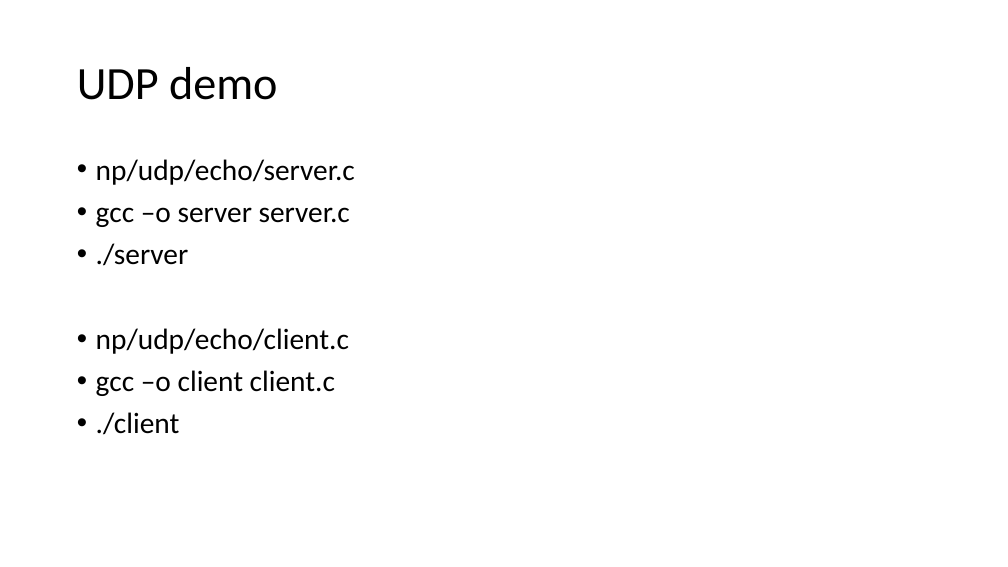
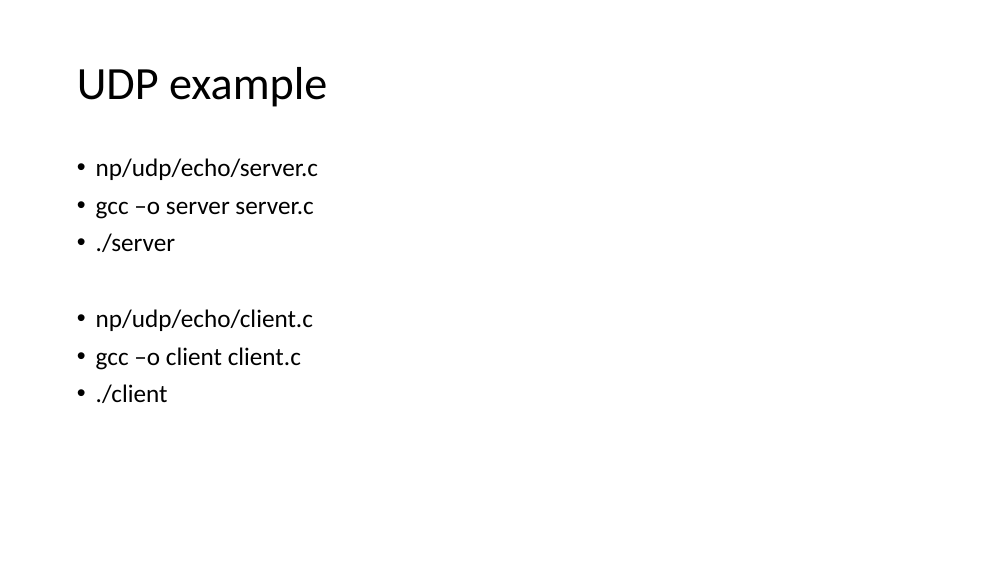
Before and after one commit to BebeShen/NCKU_Course-ComputerCommunication, a slide deck: slide 17 of LABs/lab1/Lab 1 Introduction.pptx (slide 13 before the commit). Drawn at 1008x567 pixels with LibreOffice and Linux fonts; fonts in the diff are those of the drawing. Boxes give left, top, right and bottom in pixels: in the first picture for what was removed or moved away, otherwise in the second. Text is boxed around its words. In the diff, an @@ line names an element or a change of style, - is before the commit and + after.

```diff
--- a/LABs/lab1/Lab 1 Introduction.pptx
+++ b/LABs/lab1/Lab 1 Introduction.pptx
@@ title at (77, 67, 327, 107): text changed @@
-UDP demo
+UDP example
@@ text "np/udp/echo/server.c" at (96, 158, 318, 403): size 28 to 24 pt @@
```
Also in this commit, not shown: 7 other slides changed, 7 slides added, 2 slides removed, 4 other files.
